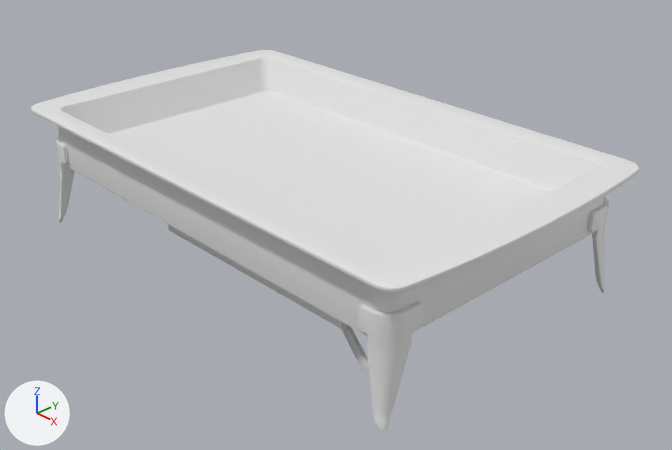
One commit to the Blender file CU Fish/C_U Fish.blend: the scene before it, then after it.
The view is the same before and after, from a 50 mm camera at (3.79, -3.36, 2.15) aimed at (0.19, 0.02, -0.27). Every picture has the same lights, and +X, +Y and +Z are marked at lower left.
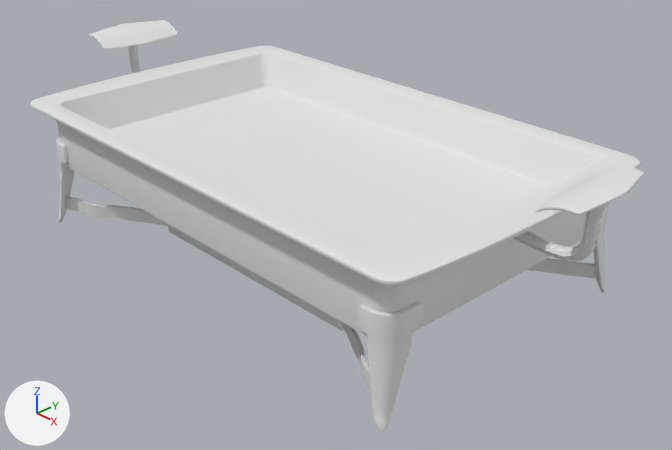
The edits, one by one:
me_cube_001 is used by ob_cube_001; location (0.0, 0.0, 0.0).
me_cube_001 had 48 vertices, 44 faces and spanned x 0.786..1.461, y -0.875..-0.487, z -0.485..-0.381.
me_cube_001 now has 4555 vertices, 4572 faces and spans x 1.429..1.994, y -0.293..0.293, z 0.105..0.527.
me_cube_001 part 1: 4555 vertices added at x 1.429..1.994, y -0.293..0.293, z 0.105..0.527.
me_cube_001 part 2: 48 vertices removed from x 0.786..1.461, y -0.875..-0.487, z -0.485..-0.381.
Mesh me_cube_001_1 is new.
It has 48 vertices, 44 faces and spans x 0.786..1.461, y -0.875..-0.487, z -0.485..-0.381.
Object 'Plane' (ob_plane) moves from (0.0, 0.0, 0.0) to (0.0, 0.0, 0.032).
Object 'Cube.001' (ob_cube_001) gains a MIRROR modifier named 'Mirror'.
Object 'Connectors' (ob_connectors) is new; it shows me_cube_001_1.
Its location is (0.0, 0.0, 0.026).
It gains a MIRROR modifier named 'Mirror'.
It gains a MIRROR modifier named 'Mirror.001'.
Modifier setting: use_axis = (False, True, False).

What differs and where, as boxes [x1, y1, x2, y2] in the pictures (672 x 450 px):
'Plane', moved
    before: [31, 50, 639, 292]
    after: [30, 46, 640, 286]
'Cube.001', reshaped, modifiers changed
    before: [341, 322, 371, 387]
    after: [89, 20, 643, 262]
'Connectors', added
    after: [64, 196, 597, 389]
part 1 of me_cube_001, added
    after: [89, 20, 643, 262]
part 2 of me_cube_001, deleted
    before: [341, 322, 371, 387]
